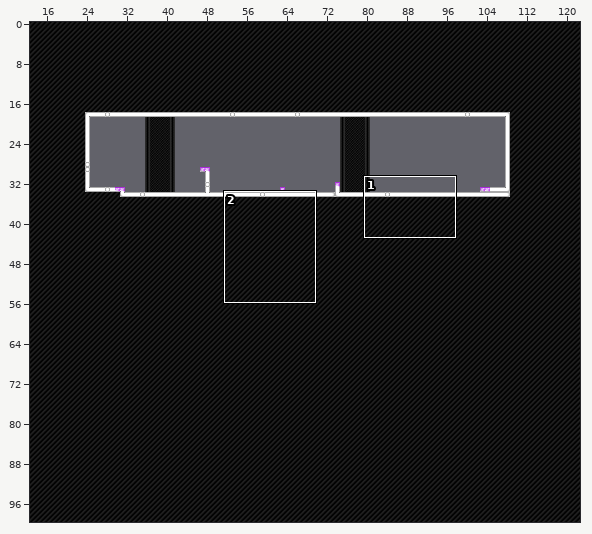
An edit to a level. Tiled map (JSON), assets/levels/level6.json. The first picture is a wide view before the edit; the outline marks the close-up.
Close-up. Before:
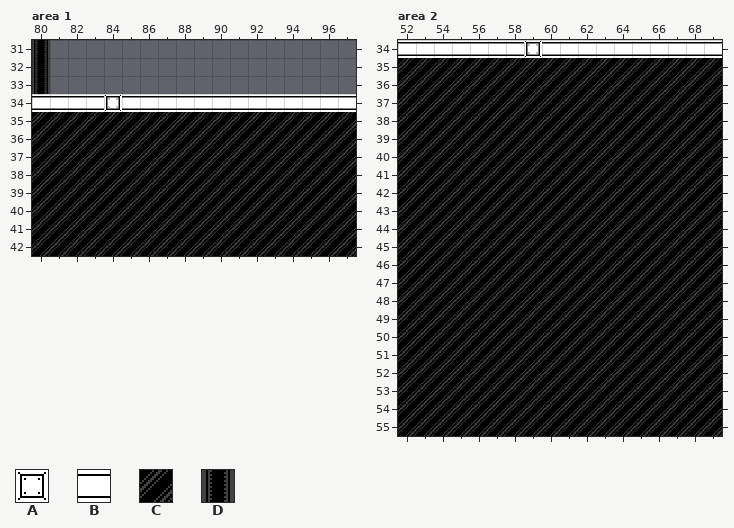
Cells are 32x32 px. Shown: area 1 x 80..97, y 31..42; area 2 x 52..69, y 34..55. The commit also changed other parts of the map, which this record leaves out.
Key: from "tilemap": A 11, B 36, C 60, D 62.
_ is an empty cell, # one hidden under a higher layer.
Layer "Tile Layer 1" before, area 1, first column x 80:
31 __________________
32 __________________
33 __________________
34 BBBB#BBBBBBBBBBBBB
35 CCCCCCCCCCCCCCCCCC
36 CCCCCCCCCCCCCCCCCC
37 CCCCCCCCCCCCCCCCCC
38 CCCCCCCCCCCCCCCCCC
39 CCCCCCCCCCCCCCCCCC
40 CCCCCCCCCCCCCCCCCC
41 CCCCCCCCCCCCCCCCCC
42 CCCCCCCCCCCCCCCCCC
Layer "Tile Layer 1" before, area 2, first column x 52:
34 BBBBBBB#BBBBBBBBBB
35 CCCCCCCCCCCCCCCCCC
36 CCCCCCCCCCCCCCCCCC
37 CCCCCCCCCCCCCCCCCC
38 CCCCCCCCCCCCCCCCCC
39 CCCCCCCCCCCCCCCCCC
40 CCCCCCCCCCCCCCCCCC
41 CCCCCCCCCCCCCCCCCC
42 CCCCCCCCCCCCCCCCCC
43 CCCCCCCCCCCCCCCCCC
44 CCCCCCCCCCCCCCCCCC
45 CCCCCCCCCCCCCCCCCC
46 CCCCCCCCCCCCCCCCCC
47 CCCCCCCCCCCCCCCCCC
48 CCCCCCCCCCCCCCCCCC
49 CCCCCCCCCCCCCCCCCC
50 CCCCCCCCCCCCCCCCCC
51 CCCCCCCCCCCCCCCCCC
52 CCCCCCCCCCCCCCCCCC
53 CCCCCCCCCCCCCCCCCC
54 CCCCCCCCCCCCCCCCCC
55 CCCCCCCCCCCCCCCCCC
And afterwards:
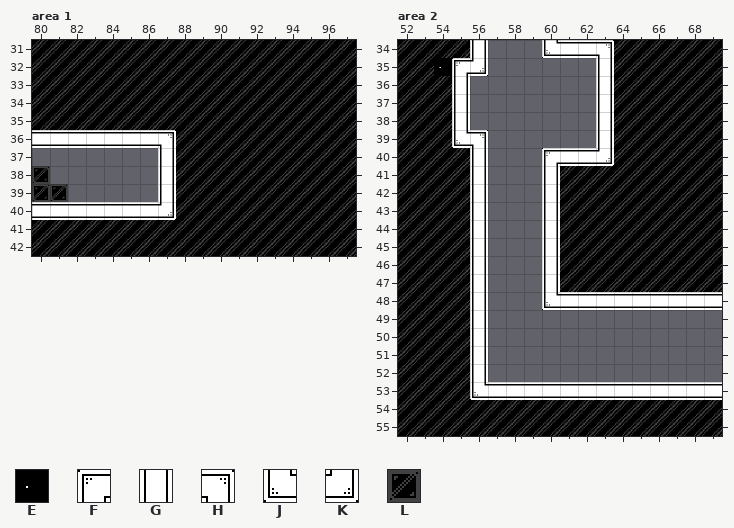
Further tiles: from "tilemap": E 26, F 27, G 28, H 29, J 35, K 37, L 61.
Edits made:
Changed rows in their new state; . is an unchanged cell.
Layer "Tile Layer 1", area 1:
first column x 80:
31 CCCCCCCCCCCCCCCCCC
32 CCCCCCCCCCCCCCCCCC
33 CCCCCCCCCCCCCCCCCC
34 CCCCCCCCCCCCCCCCCC
36 BBBBBBBH..........
37 _______G..........
38 _______G..........
39 _______G..........
40 BBBBBBBK..........
Layer "Tile Layer 2", area 1:
first column x 80:
31 _....
32 _....
33 _....
34 ...._
first column x 80:
38 L.
39 LL
Layer "Tile Layer 1", area 2:
first column x 52:
34 CCCCG___J..HCCCCCC
35 ..EFK______G......
36 ...G_______G......
37 ...G_______G......
38 ...G_______G......
39 ...JH______G......
40 ....G___FBBK......
41 ....G___G.........
42 ....G___G.........
43 ....G___G.........
44 ....G___G.........
45 ....G___G.........
46 ....G___G.........
47 ....G___G.........
48 ....G___JBBBBBBBBB
49 ....G_____________
50 ....G_____________
51 ....G_____________
52 ....G_____________
53 ....JBBBBBBBBBBBBB
Layer "Tile Layer 2", area 2:
first column x 59:
34 _
Where, in picture pixels (left, top, right, bottom), the same in both close-ups:
changed: (32, 40, 356, 112)
changed: (32, 130, 176, 220)
changed: (398, 40, 722, 400)
